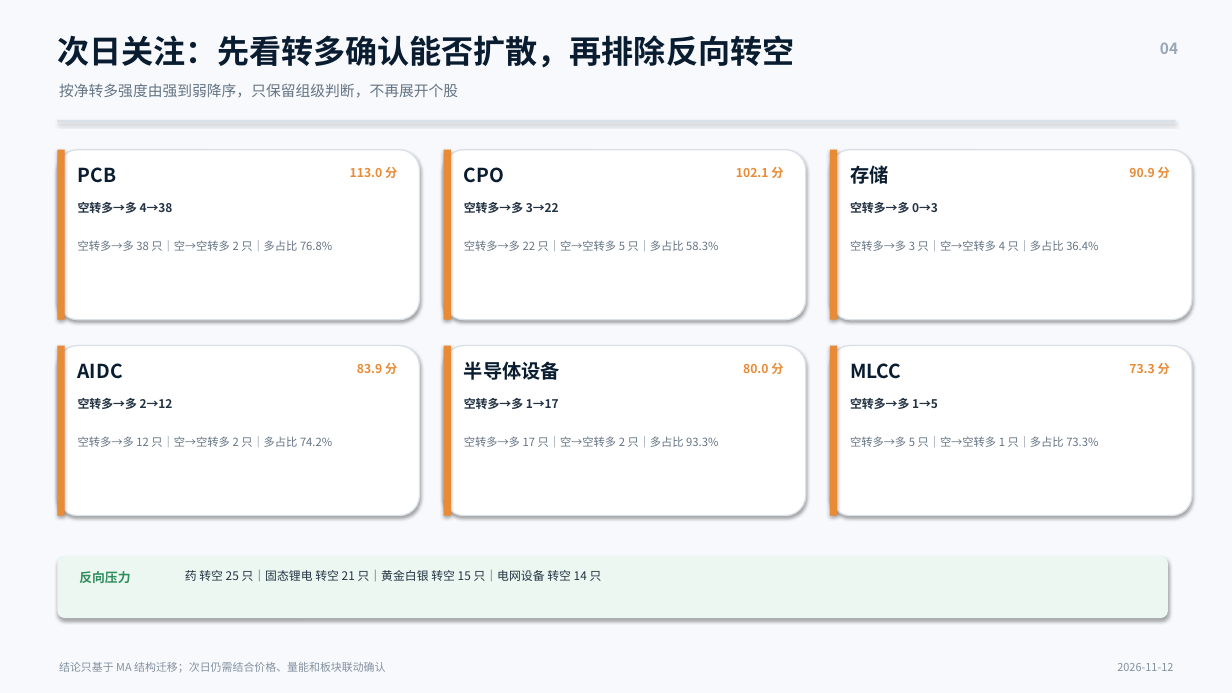
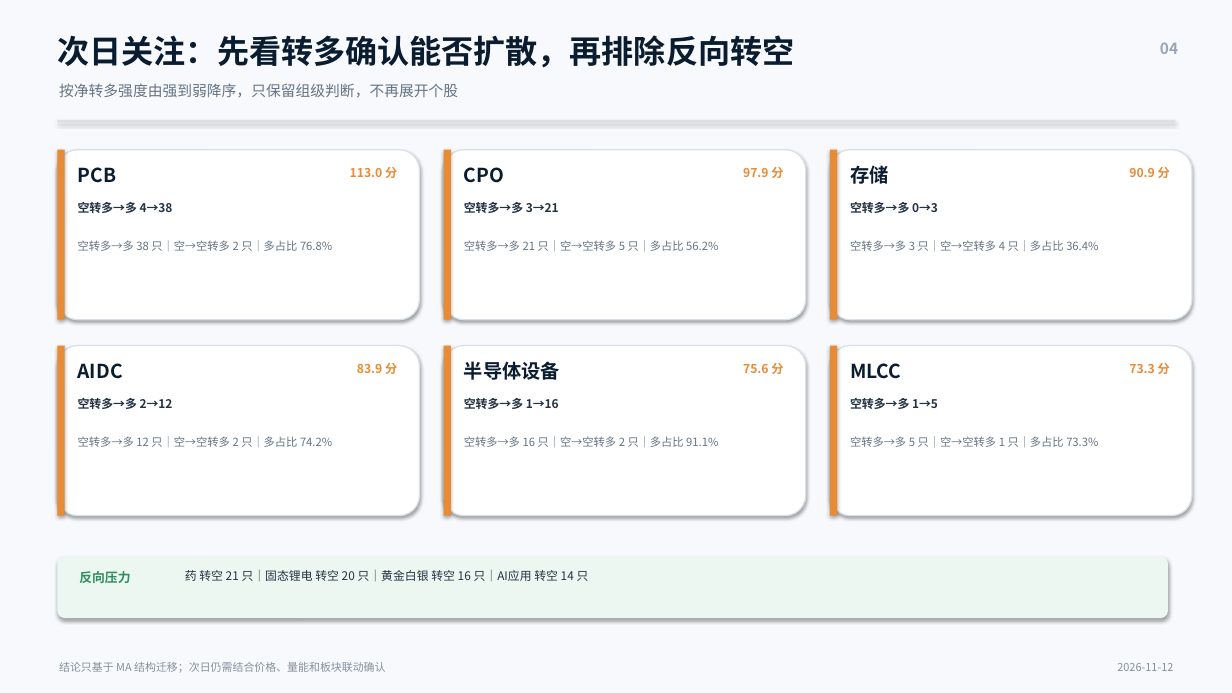
Before and after one commit to nancybhc/a-share-blast-lab, a slide deck: slide 4 of assets/多空阶段简报_2026-11-12.pptx. Drawn at 1232x693 pixels with LibreOffice and Linux fonts; fonts in the diff are those of the drawing. Boxes give left, top, right and bottom in pixels: in the first picture for what was removed or moved away, otherwise in the second. Text is boxed around its words. In the diff, an @@ line names an element or a change of style, - is before the commit and + after.

```diff
--- a/assets/多空阶段简报_2026-11-12.pptx
+++ b/assets/多空阶段简报_2026-11-12.pptx
@@ text at (x1=743, y1=167, x2=783, y2=178): text changed @@
-102.1 分
+97.9 分
@@ text at (x1=464, y1=202, x2=559, y2=213): text changed @@
-空转多→多 3→22
+空转多→多 3→21
@@ text at (x1=464, y1=240, x2=718, y2=251): text changed @@
-空转多→多 22 只｜空→空转多 5 只｜多占比 58.3%
+空转多→多 21 只｜空→空转多 5 只｜多占比 56.2%
@@ text at (x1=743, y1=363, x2=783, y2=374): text changed @@
-80.0 分
+75.6 分
@@ text at (x1=464, y1=398, x2=559, y2=409): text changed @@
-空转多→多 1→17
+空转多→多 1→16
@@ text at (x1=464, y1=436, x2=718, y2=447): text changed @@
-空转多→多 17 只｜空→空转多 2 只｜多占比 93.3%
+空转多→多 16 只｜空→空转多 2 只｜多占比 91.1%
@@ text at (x1=185, y1=570, x2=589, y2=581): text changed @@
-药 转空 25 只｜固态锂电 转空 21 只｜黄金白银 转空 15 只｜电网设备 转空 14 只
+药 转空 21 只｜固态锂电 转空 20 只｜黄金白银 转空 16 只｜AI应用 转空 14 只
```
Also in this commit, not shown: 3 other slides changed, 8 other files.
